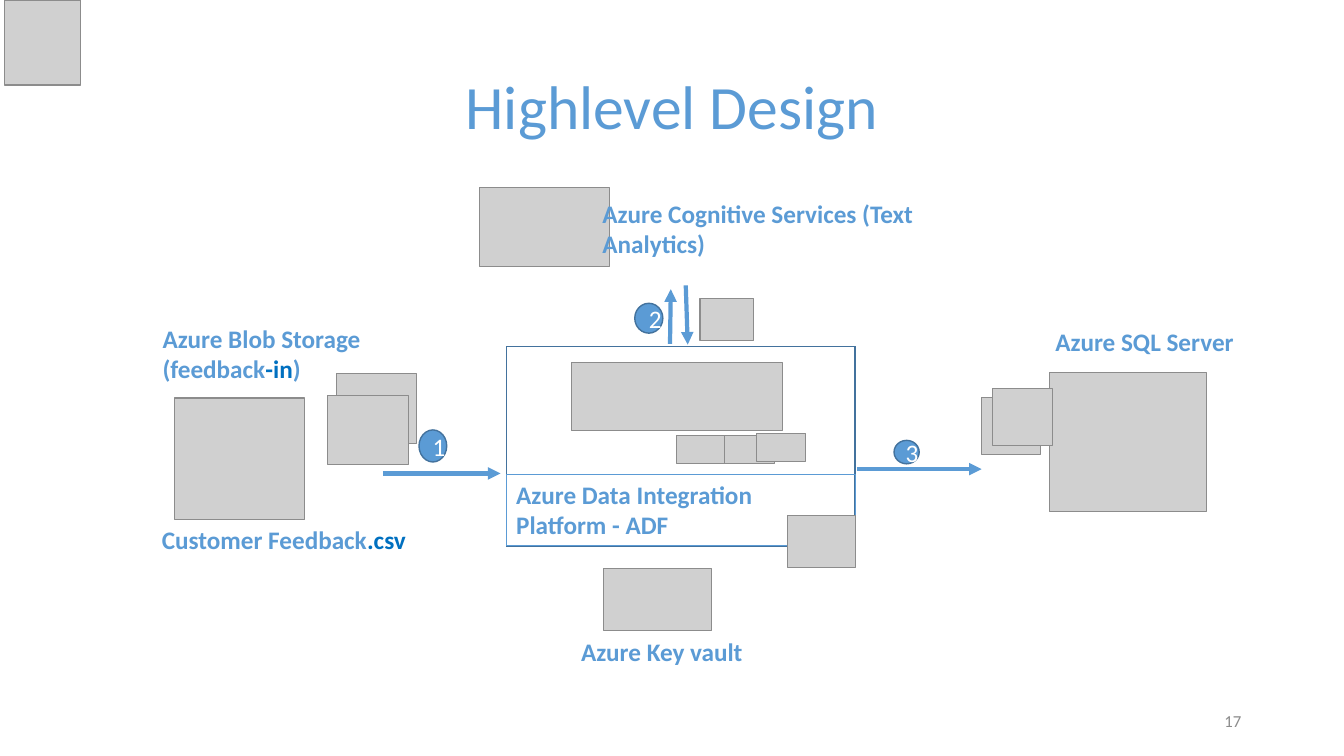
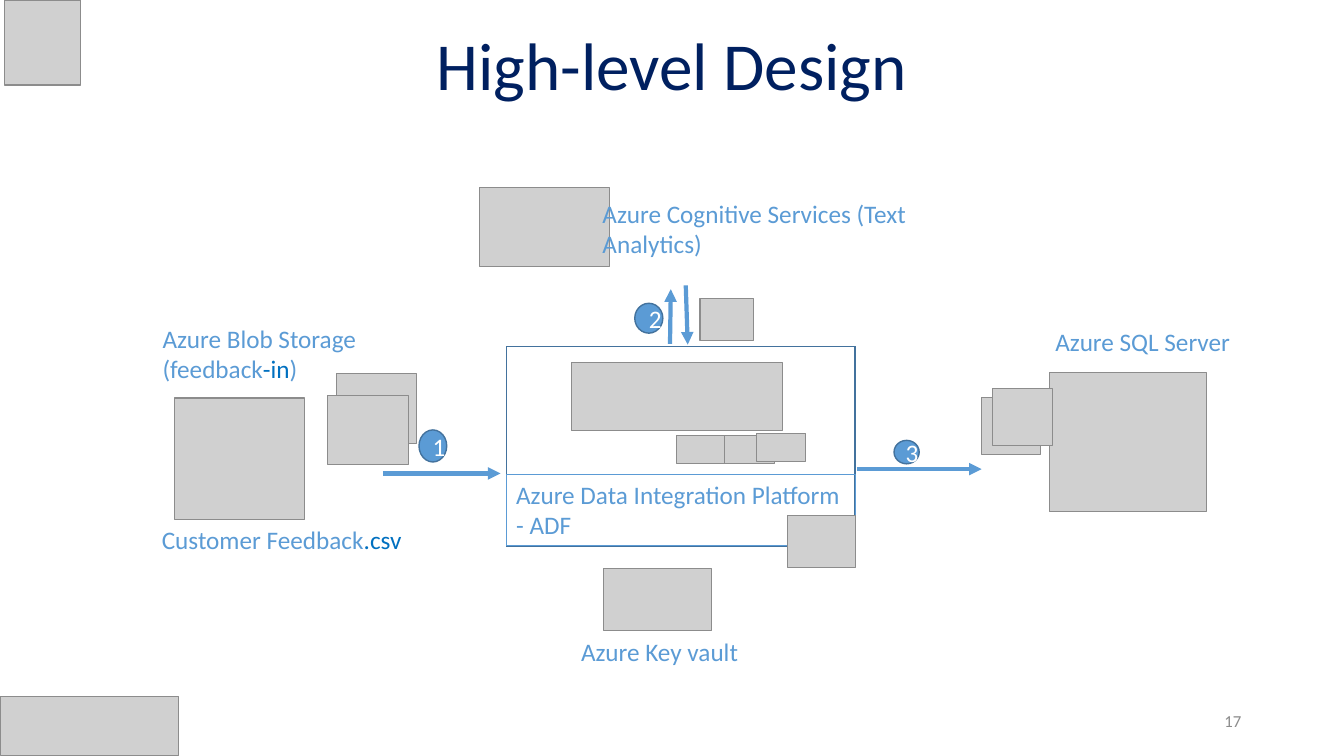
Before and after one commit to alpaBuddhabhatti/CloudBrew2022, a slide deck: slide 17 of Sentiment Analysis using Azure Data Factory and Azure Cognitive service_CloudBrew2022.pptx. Drawn at 1344x756 pixels with LibreOffice and Linux fonts; fonts in the diff are those of the drawing; grey boxes stand for pictures. Boxes give left, top, right and bottom in pixels: in the first picture for what was removed or moved away, otherwise in the second. Text is boxed around its words. In the diff, an @@ line names an element or a change of style, - is before the commit and + after.

```diff
--- a/Sentiment Analysis using Azure Data Factory and Azure Cognitive service_CloudBrew2022.pptx
+++ b/Sentiment Analysis using Azure Data Factory and Azure Cognitive service_CloudBrew2022.pptx
@@ title at [437,43,907,102]: text changed; size 44 to 48 pt; text colour #5B9BD5 to #002060 @@
-Highlevel Design
+High-level Design
@@ bold off in 6 elements at [581,643,738,665], [506,475,855,546], [602,202,906,259], [1055,334,1230,355], [163,330,355,381], [162,531,402,550] @@
@@ picture added at [1,696,178,756] @@
```
Also in this commit, not shown: 22 other slides changed.
